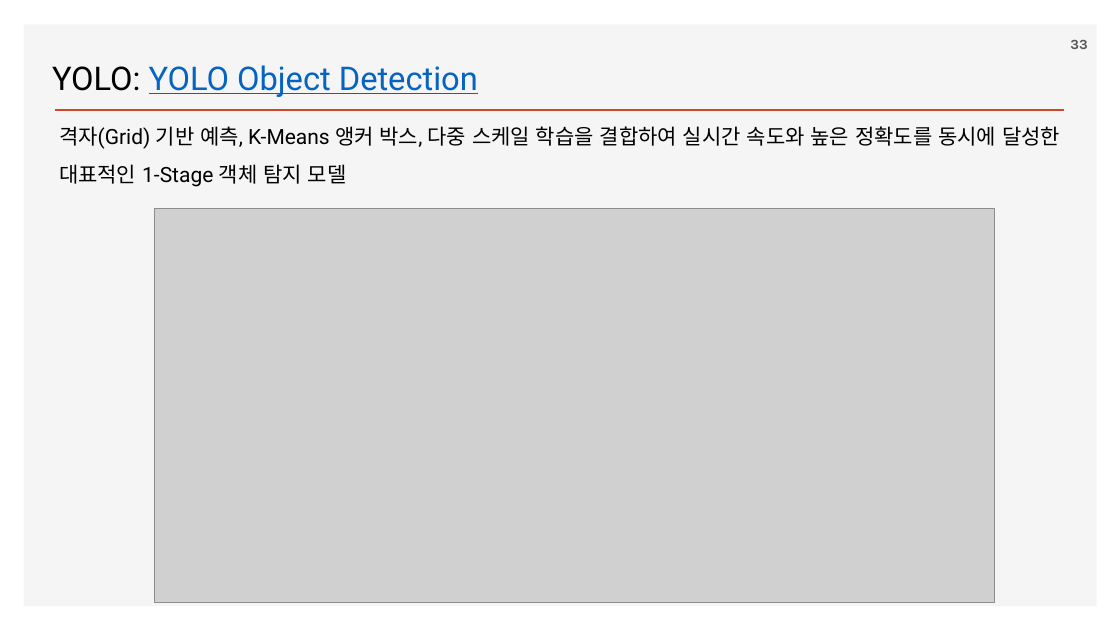
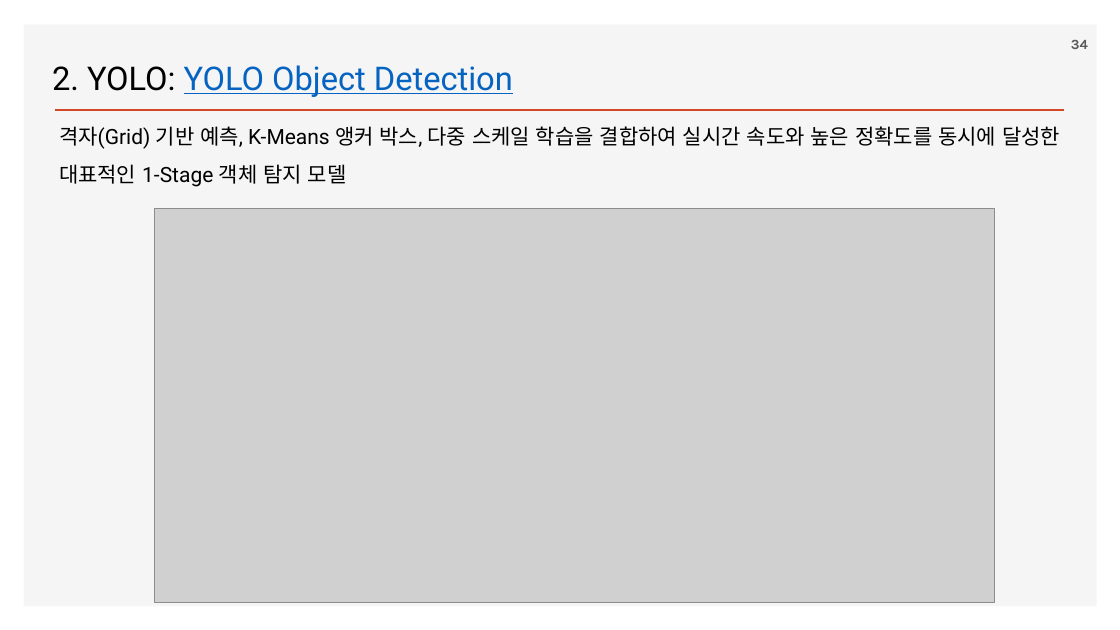
Before and after one commit to ancestor9/2026_Fall_Deep-Learning-with-Python, a slide deck: slide 34 of Chapter 11 Image segmentation.pptx (slide 33 before the commit). Drawn at 1120x630 pixels with LibreOffice and Linux fonts; fonts in the diff are those of the drawing; grey boxes stand for pictures; background and template pictures are left out. Boxes give left, top, right and bottom in pixels: in the first picture for what was removed or moved away, otherwise in the second. Text is boxed around its words. In the diff, an @@ line names an element or a change of style, - is before the commit and + after.

```diff
--- a/Chapter 11 Image segmentation.pptx
+++ b/Chapter 11 Image segmentation.pptx
@@ page number at box(1071, 40, 1088, 49): text changed @@
-33
+34
@@ text at box(52, 65, 513, 97): text changed @@
-YOLO: YOLO Object Detection
+2. YOLO: YOLO Object Detection
```
Also in this commit, not shown: 19 other slides changed, 4 slides added, 3 slides removed.
